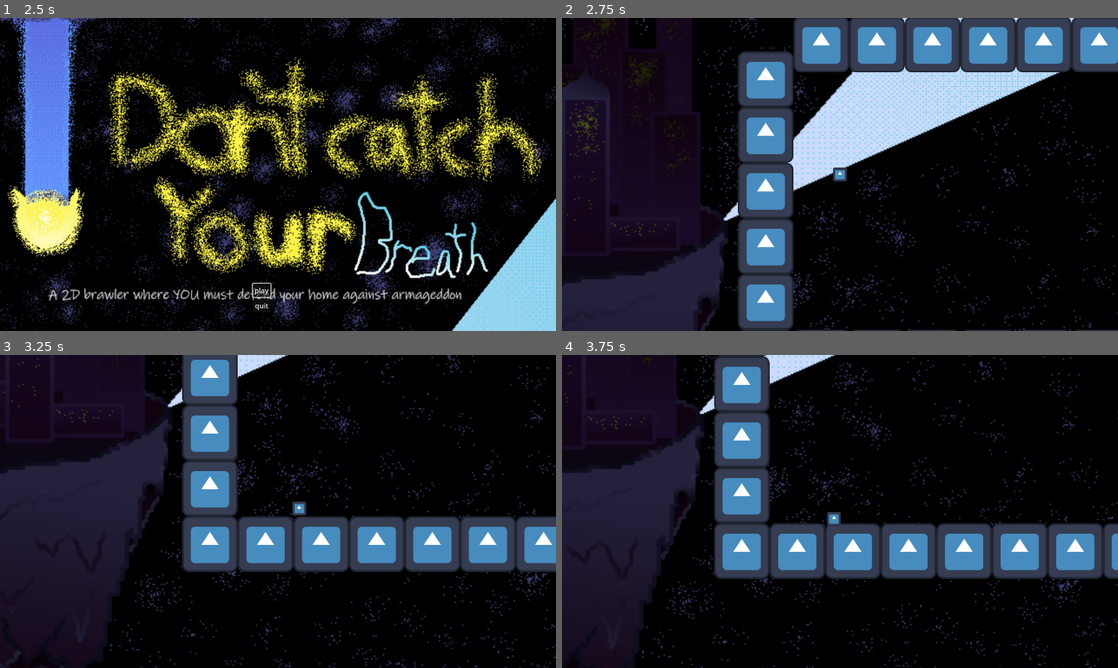
Above: before the commit, frames 1-4 (two rows, left to right).
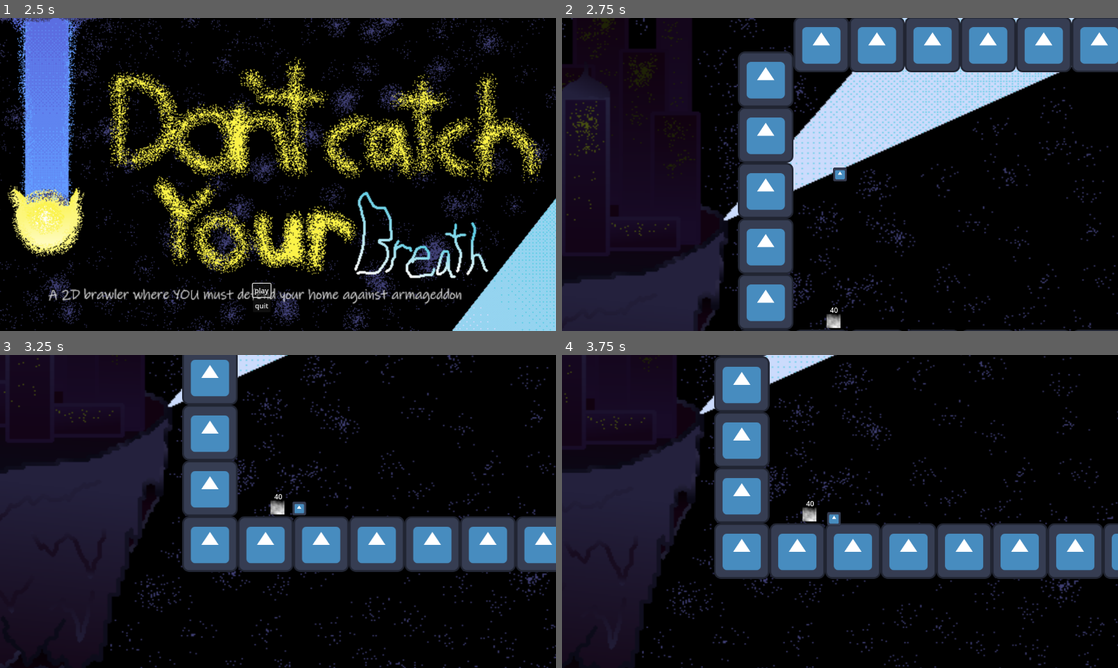
Above: after the commit, the same moments.

Repository: bsu-cs315/Dont-Catch-Your_Breath
Game: Godot game, scene res://menus/menu.tscn
Two runs of this game, one before a commit and one after it. Both use one fixed random seed, a clock stepped at 60 frames per second and the inputs below. The engine's default icon, where the game draws it, is replaced by a stand-in: a white triangle on a blue panel in a dark square.
Inputs (mouse positions are in pixels of both pictures, inside the frame that each line leads up to):
- Up to frame 1 (2.5 s): click "play" at 0.5 s; click "play" at 1.25 s; tap Enter at 2 s; move the mouse to (400, 158) at 2.02 s; hold Right (ui_right) from 2.03 s (still down); click (400, 158) at 2.1 s; tap Up (jump) at 2.27 s
- Up to frame 2 (2.75 s): keep holding Right (ui_right)
- Up to frame 3 (3.25 s): keep holding Right (ui_right); move the mouse to (166, 527) at 2.77 s; click (166, 527) at 2.85 s; tap Up (jump) at 3.02 s
- Up to frame 4 (3.75 s): move the mouse to (895, 442) at 3.52 s; release Right (ui_right) at 3.53 s; hold Left (ui_left) from 3.53 s (still down); click (895, 442) at 3.6 s

Frame 1 is identical in both runs. In frame 2, 0.1% of the frame differs, in the area x 47-51%, y 92-100%; in frame 3, 0.1%, in the area x 48-52%, y 44-52%; in frame 4, 0.1%.

Commit message:
Add protection point to defend

Diff:
--- a/enemies/penguin.gd
+++ b/enemies/penguin.gd
@@ -28,3 +28,6 @@
 		$death.play()
 		await get_tree().create_timer(.1).timeout
 		queue_free()
+	if body.is_in_group("protect_point"):
+		body.decrement_health()
+		queue_free()
--- a/enemies/penguin.tscn
+++ b/enemies/penguin.tscn
@@ -10,6 +10,7 @@
 
 [node name="penguin" type="CharacterBody2D" groups=["enemy"]]
 collision_layer = 8
+collision_mask = 17
 script = ExtResource("1_fjfwi")
 
 [node name="collision" type="CollisionShape2D" parent="."]
@@ -22,7 +23,7 @@
 [node name="area" type="Area2D" parent="." groups=["enemy"]]
 scale = Vector2(1.25, 1.25)
 collision_layer = 8
-collision_mask = 6
+collision_mask = 22
 
 [node name="collision" type="CollisionShape2D" parent="area"]
 shape = SubResource("RectangleShape2D_mp2hn")
--- a/environment/room_one.gd
+++ b/environment/room_one.gd
@@ -1,14 +1,17 @@
 extends Node2D
 
 var player = preload("res://player_characters/player_character_one/player_character_one.tscn")
+var protect_point = preload("res://objects/protect_point.tscn")
 var spawner = preload("res://objects/spawner.tscn")
 
 var player_instance = player.instantiate()
 var spawner_instance = spawner.instantiate()
+var protect_point_instance = protect_point.instantiate()
 
-# Called when the node enters the scene tree for the first time.
 func _ready():
 	player_instance.global_position = Vector2(100,200)
 	spawner_instance.global_position = Vector2(1000,400)
+	protect_point_instance.global_position = Vector2(100,570)
 	add_child(player_instance)
 	add_child(spawner_instance)
+	add_child(protect_point_instance)
--- /dev/null
+++ b/objects/protect_point.gd
@@ -0,0 +1,8 @@
+extends CharacterBody2D
+
+
+@export var health = 40
+
+func decrement_health():
+	health -= 1
+	$health_label.set_text(str(health))
--- /dev/null
+++ b/objects/protect_point.tscn
@@ -0,0 +1,31 @@
+[gd_scene load_steps=5 format=3 uid="uid://lcqncdkcio4f"]
+
+[ext_resource type="Script" path="res://objects/protect_point.gd" id="1_hcjgb"]
+
+[sub_resource type="RectangleShape2D" id="RectangleShape2D_rq3bt"]
+
+[sub_resource type="FastNoiseLite" id="FastNoiseLite_x68bg"]
+
+[sub_resource type="NoiseTexture2D" id="NoiseTexture2D_t8x5f"]
+width = 32
+height = 32
+noise = SubResource("FastNoiseLite_x68bg")
+
+[node name="protect_point" type="CharacterBody2D" groups=["protect_point"]]
+collision_layer = 16
+collision_mask = 8
+script = ExtResource("1_hcjgb")
+
+[node name="collision" type="CollisionShape2D" parent="."]
+shape = SubResource("RectangleShape2D_rq3bt")
+
+[node name="health_label" type="Label" parent="."]
+offset_left = -8.0
+offset_top = -37.0
+offset_right = 32.0
+offset_bottom = -11.0
+text = "40
+"
+
+[node name="Sprite2D" type="Sprite2D" parent="."]
+texture = SubResource("NoiseTexture2D_t8x5f")
--- a/objects/spawner.gd
+++ b/objects/spawner.gd
@@ -26,5 +26,5 @@
 		pressure +=.015
 	$enemy_counter_label.text = "Congrats!!"
 	$win_sound.play()
-	await get_tree().create_timer(10.0).timeout
+	await get_tree().create_timer(20.0).timeout
 	get_tree().change_scene_to_file("res://menus/menu.tscn")
--- a/player_characters/player_character_one/chain/chain.gd
+++ b/player_characters/player_character_one/chain/chain.gd
@@ -28,7 +28,6 @@
 
 func timed_release():
 	$release_timer.start(.2)
-	print("hi")
 
 
 
@@ -39,7 +38,6 @@
 	hooked = false
 
 func _process(_delta: float) -> void:
-	print($release_timer.time_left)
 
 	if Input.is_action_just_released("click"):
 		$release_timer.stop()
--- a/player_characters/player_character_one/chain/chain.tscn
+++ b/player_characters/player_character_one/chain/chain.tscn
@@ -21,7 +21,7 @@
 region_enabled = true
 region_rect = Rect2(0, 0, 32, 360)
 
-[node name="tip" type="CharacterBody2D" parent="." groups=["hook", "hook_tip"]]
+[node name="tip" type="CharacterBody2D" parent="." groups=["hook"]]
 collision_layer = 4
 collision_mask = 9
 script = ExtResource("4_w03vc")
--- a/project.godot
+++ b/project.godot
@@ -52,3 +52,4 @@
 2d_physics/layer_2="player"
 2d_physics/layer_3="hook"
 2d_physics/layer_4="enemy"
+2d_physics/layer_5="protect_point"
